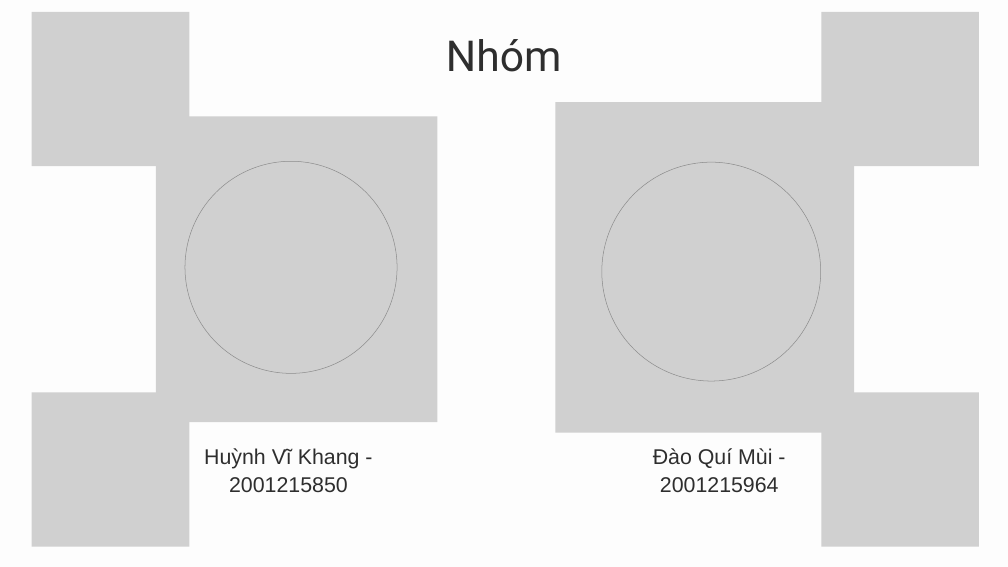
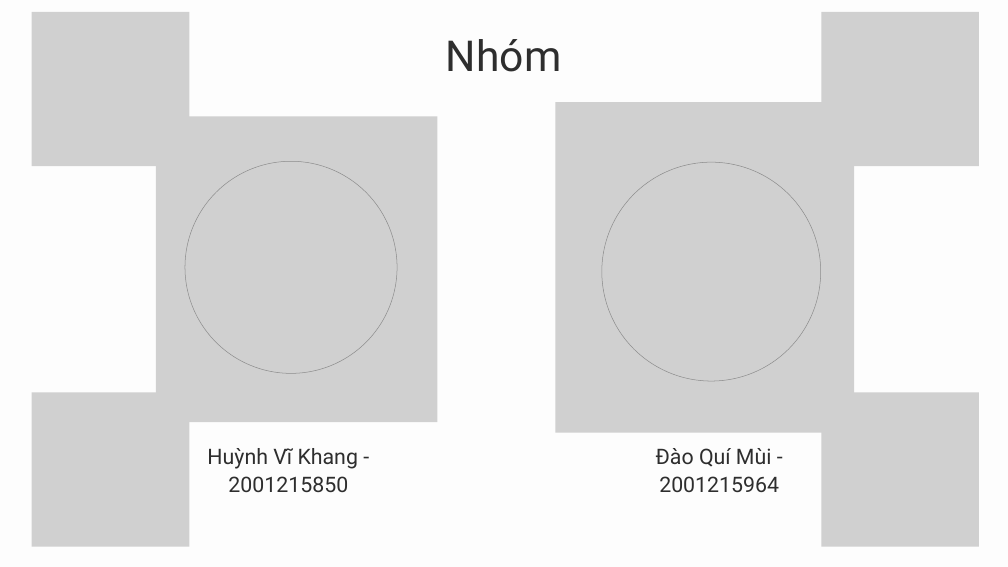
Before and after one commit to netprtony/Consumer_Behavior-ShoppingHabits, a slide deck: slide 2 of KhaiThacDuLieu.pptx. Drawn at 1008x567 pixels with LibreOffice and Linux fonts; fonts in the diff are those of the drawing; grey boxes stand for pictures. Boxes give left, top, right and bottom in pixels: in the first picture for what was removed or moved away, otherwise in the second. Text is boxed around its words. In the diff, an @@ line names an element or a change of style, - is before the commit and + after.

```diff
--- a/KhaiThacDuLieu.pptx
+++ b/KhaiThacDuLieu.pptx
@@ text "Huỳnh Vĩ Khang - 2001215850" at [207,448,358,492]: font Arial to Roboto @@
@@ text "Đào Quí Mùi - 2001215964" at [656,448,779,492]: font Arial to Roboto @@
```
Also in this commit, not shown: 5 other slides changed, 3 slides added, 2 slides removed, 3 other files.
